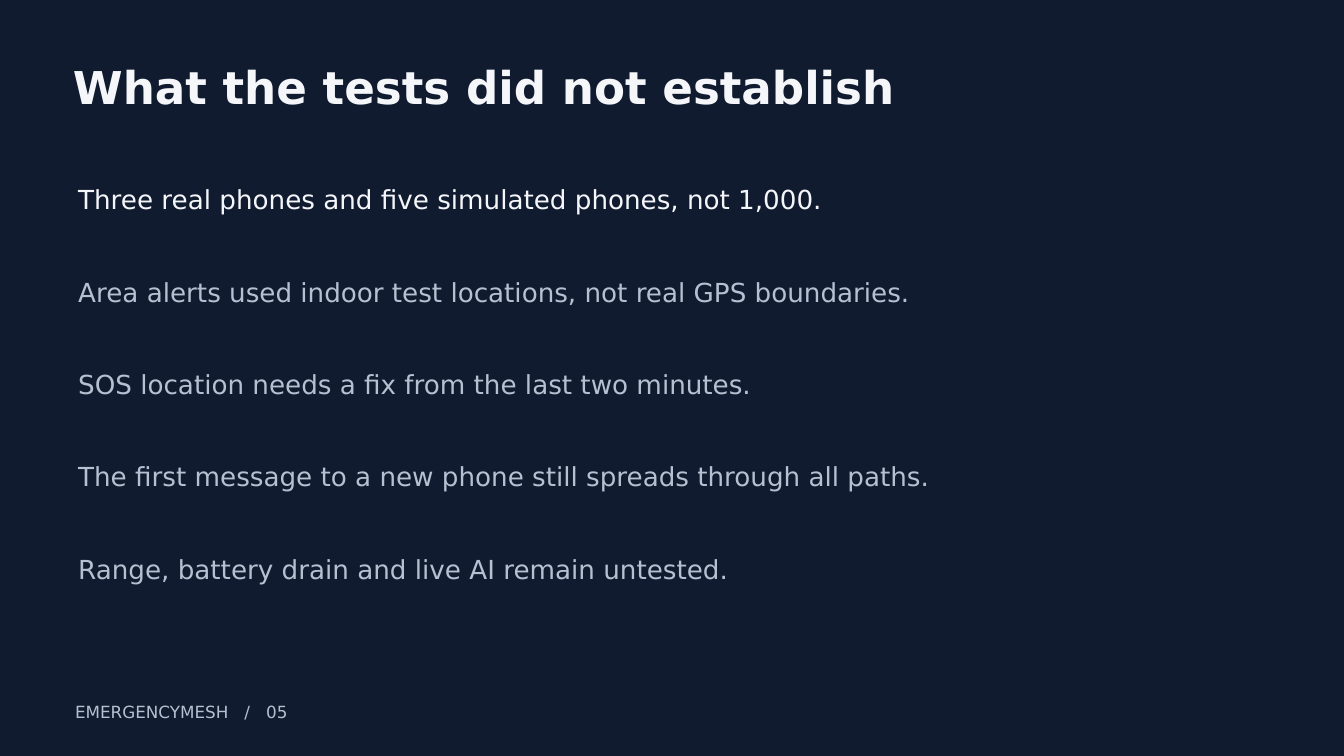
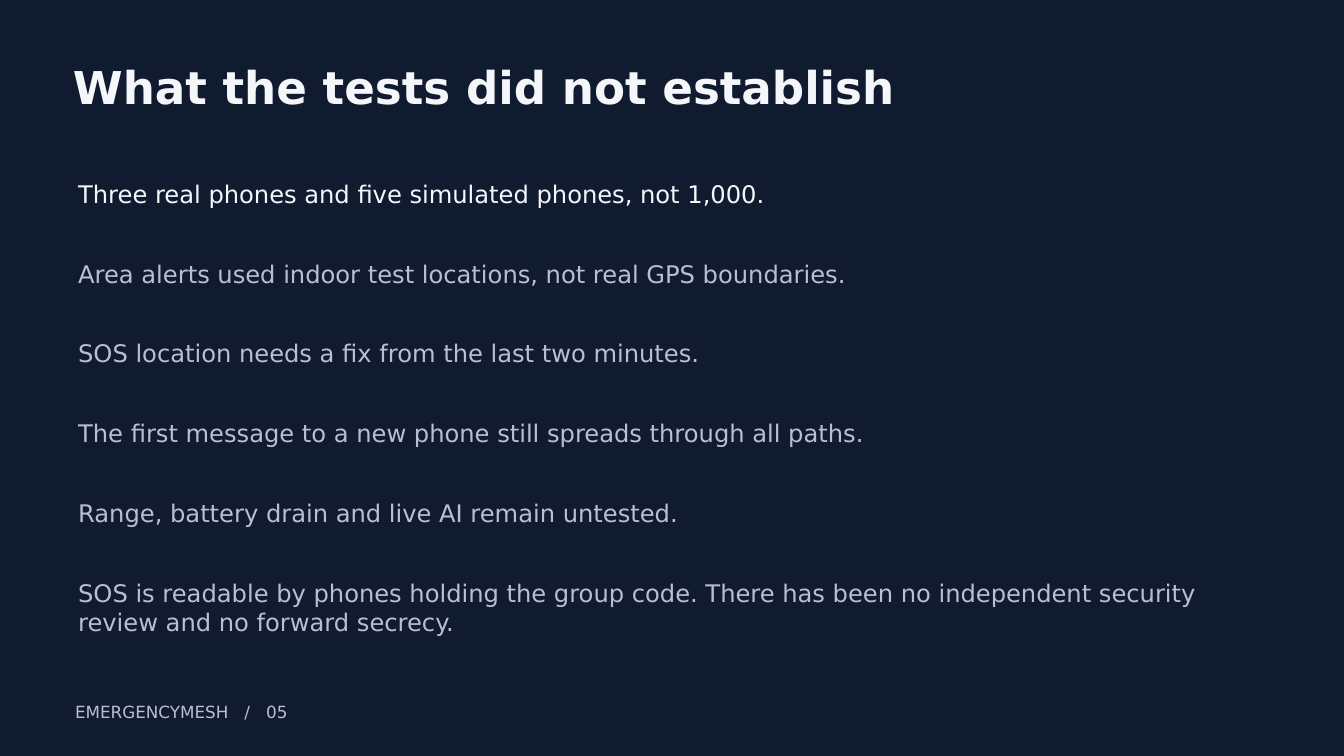
Before and after one commit to cbitosc/HFT26-TEAM-30, a slide deck: slide 5 of docs/TEAM30_SUBMISSION.pptx. Drawn at 1344x756 pixels with LibreOffice and Linux fonts; fonts in the diff are those of the drawing. Boxes give left, top, right and bottom in pixels: in the first picture for what was removed or moved away, otherwise in the second. Text is boxed around its words. In the diff, an @@ line names an element or a change of style, - is before the commit and + after.

```diff
--- a/docs/TEAM30_SUBMISSION.pptx
+++ b/docs/TEAM30_SUBMISSION.pptx
@@ text "Area alerts used indoor test ...": place and size @@
-text "Area alerts used indoor test ..." at <box>78,282,910,305</box>
+text "Area alerts used indoor test ..." at <box>78,264,846,286</box>
@@ text "SOS location needs a fix ...": place and size @@
-text "SOS location needs a fix ..." at <box>78,374,750,395</box>
+text "SOS location needs a fix ..." at <box>78,343,699,363</box>
@@ text "The first message to a ...": place and size @@
-text "The first message to a ..." at <box>78,466,928,492</box>
+text "The first message to a ..." at <box>78,423,863,447</box>
@@ size 18.8 to 17.2 pt in 5 elements at <box>78,184,764,208</box>, <box>78,264,846,286</box>, <box>78,343,699,363</box>, <box>78,423,863,447</box>, <box>78,503,678,527</box> @@
@@ text "Range, battery drain and live ...": place and size @@
-text "Range, battery drain and live ..." at <box>78,559,727,584</box>
+text "Range, battery drain and live ..." at <box>78,503,678,527</box>
@@ text added at <box>78,583,1195,636</box>, 17.2 pt, text #B6C0D1 @@
+SOS is readable by phones holding the group code. There has been no independent security review and no forward secrecy.
```
Also in this commit, not shown: 3 other files.
